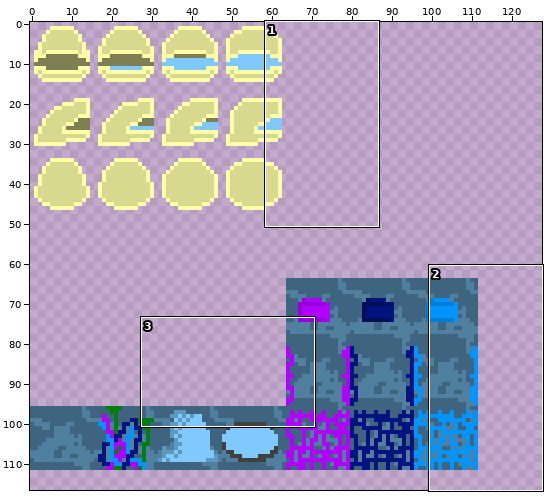
A sprite sheet gets an edit: assets/images/16/jeremy.png. Above, an overview of the earlier version with the close-up marked.
Close-up. First the earlier version:
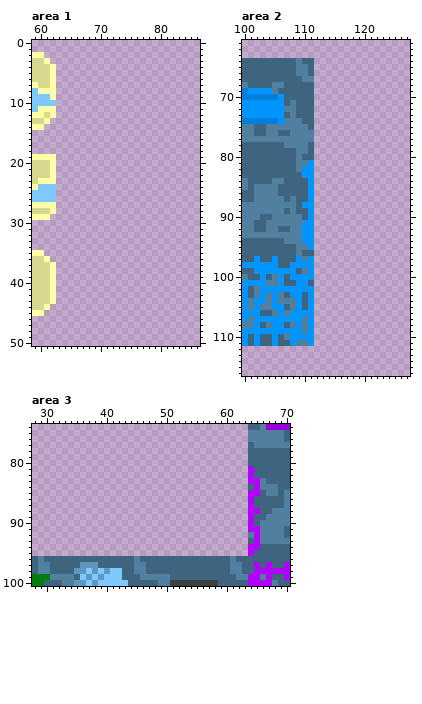
The file is 128x128 pixels. Shown: area 1: x 59..86, y 0..50; area 2: x 100..127, y 61..116; area 3: x 28..70, y 74..100. The wide view leaves out empty margins.
The same view after the edit:
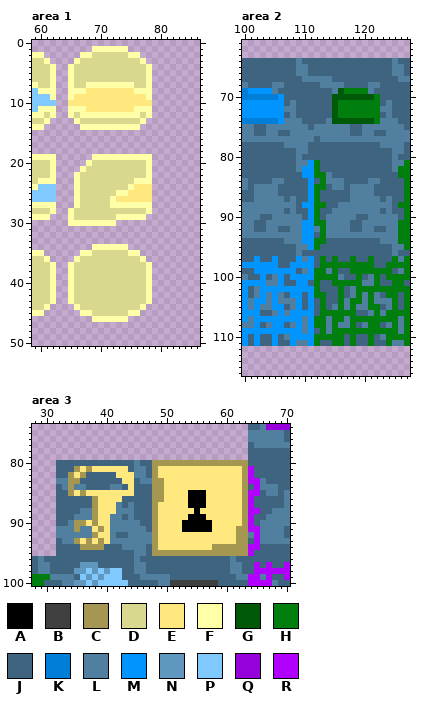
Palette (. is transparent): A #000000  B #404040  C #a59652  D #d8d88f  E #ffe97f  F #ffffa7  G #005908  H #007f0e  J #3f647f  K #007ed8  L #507fa0  M #0094ff  N #5f97bf  P #7fc9ff  Q #9500db  R #b200ff
Edits made:
Area 1:
y 1: x 69..74 ...... -> FFFFFF
y 2: x 67..76 .......... -> FFDDDDDDFF
y 3: x 66..77 ............ -> FDDDDDDDDDDF
y 4..6: x 65..78 .............. -> FDDDDDDDDDDDDF
y 7: x 65..78 .............. -> FDDFFFFFFFFDDF
y 8: x 65..78 .............. -> FFFEEEEEEEEFFF
y 9: x 65..78 .............. -> FEEEEEEEEEEEEF
y 10: x 65..78 .............. -> EEEEEEEEEEEEEE
y 11: x 65..78 .............. -> FFFEEEEEEEEFFF
y 12: x 65..78 .............. -> FDFFFFFFFFFFDF
y 13: x 66..77 ............ -> FDDDDDDDDDDF
y 14: x 67..76 .......... -> FFFFFFFFFF
y 19: x 69..78 .......... -> FFFFFFFFFF
y 20: x 68..78 ........... -> FDDDDDDDDDF
y 21: x 67..78 ............ -> FDDDDDDDDDDF
y 22: x 66..78 ............. -> FDDDDDDDDDDDF
y 23: x 66..78 ............. -> FDDDDDDDDDFFF
y 24: x 66..78 ............. -> FDDDDDDDDFEEE
y 25: x 66..78 ............. -> FDDDDDDFFEEEE
y 26: x 66..78 ............. -> FDDDDDFEEEEEE
y 27: x 66..78 ............. -> FDDDDDFFFFFFF
y 28: x 65..78 .............. -> FDDDDDDDDDDDDF
y 29: x 65..77 ............. -> FDDDDDDDFFFFF
y 30: x 65..72 ........ -> FFFFFFFF
y 34: x 69..74 ...... -> FFFFFF
y 35: x 67..76 .......... -> FFDDDDDDFF
y 36: x 66..77 ............ -> FDDDDDDDDDDF
y 37..43: x 65..78 .............. -> FDDDDDDDDDDDDF
y 44: x 66..77 ............ -> FDDDDDDDDDDF
y 45: x 67..76 .......... -> FFDDDDDDFF
y 46: x 69..74 ...... -> FFFFFF
Area 2:
y 64: x 112..127 ................ -> JJJJJJJJJJJJJLJJ
y 65..66: x 112..127 ................ -> JJJJJJJJJJJJJLLJ
y 67: x 112..127 ................ -> LLLJJJJJJJJJJJLL
y 68: x 112..127 ................ -> JLLLLJJJJLLJJJJJ
y 69: x 112..127 ................ -> JJJLGHHHHLJJJJJJ
y 70: x 112..127 ................ -> JJJGGGGGGGHJJJJJ
y 71: x 112..127 ................ -> JJJGHHHHHHHJLJJJ
y 72: x 112..127 ................ -> JJJGHHHHHHHLLJJJ
y 73: x 112..127 ................ -> JJJGHHHHHHHJLJJJ
y 74: x 112..127 ................ -> JJLGGGGGGGHLLLJJ
y 75: x 112..127 ................ -> LLLLLLJJLLLLLLLJ
y 76: x 112..127 ................ -> LLLLLLJJLLJJLLLL
y 77: x 112..127 ................ -> JLLLLLLLLLLLLLLL
y 78: x 112..127 ................ -> JJJJJJJJJJJLLLLJ
y 79: x 112..127 ................ -> JJJJJJJJJJJJJLLJ
y 80: x 112..127 ................ -> JJJJJJJJJJJJJLJJ
y 81: x 112..127 ................ -> HJJJJJJJJJJJJLLH
y 82: x 112..127 ................ -> HJJJJJJJJJJJJLHH
y 83: x 112..127 ................ -> HHLJJJJJJJJJJJHH
y 84: x 112..127 ................ -> JHLLLJJJJLLJJJJH
y 85: x 112..127 ................ -> HHJLLJLLLLJJJJJH
y 86: x 112..127 ................ -> HJJJJJLLLLJJJJJH
y 87: x 112..127 ................ -> HJJJJJLLLLLJLJJH
y 88: x 112..127 ................ -> HHJJLLLLLLLLLJHH
y 89: x 112..127 ................ -> HJJLLLLLLLLJLJJH
y 90: x 112..127 ................ -> HJLLLLLJJLLLLLJH
y 91: x 112..127 ................ -> HHLLLLJJLLLLLLHH
y 92: x 112..127 ................ -> LHLLLLJJLLJJLLHH
y 93: x 112..127 ................ -> JHLLLLLLLLLLLLHH
y 94: x 112..127 ................ -> HHJJJJJJJJJLLLHH
y 95: x 112..127 ................ -> HJJJJJJJJJJJJLLH
y 96: x 112..127 ................ -> JJJJJJJJJJJJJLJJ
y 97: x 112..127 ................ -> JHJHJJHJJHJJJHLH
y 98: x 112..127 ................ -> JHHHHHHHHHJJHHHH
y 99: x 112..127 ................ -> HHLHJJHHHHHHHJLH
y 100: x 112..127 ................ -> HHHHLJJHJLHJHHHH
y 101: x 112..127 ................ -> HJJHHHHHLLHJJHHJ
y 102: x 112..127 ................ -> HJJJHJLHHHHHHHHH
y 103: x 112..127 ................ -> HHJJHJLHLHLJHHJH
y 104: x 112..127 ................ -> JHJJHLHHLHLLLHJH
y 105: x 112..127 ................ -> JHJLHLHLLHHJLHJH
y 106: x 112..127 ................ -> JHHHHHHJJLHLHHHH
y 107: x 112..127 ................ -> HHLHHLHHHHHHHHLH
y 108: x 112..127 ................ -> HHLHLLHJLHHJLHLH
y 109: x 112..127 ................ -> JHLHHHHHHHHHHHLH
y 110: x 112..127 ................ -> HHHHHJHJJHJLHHHH
y 111: x 112..127 ................ -> HJJHHJHJJHJJHLLH
Area 3:
y 80: x 32..63 ................................ -> JJJJJJJJJJJJJLJJCCCCCCCCCCCCCCCC
y 81: x 32..63 ................................ -> JJJCECEEEEEEJLLJCEEEEEEEEEEEEEEC
y 82: x 32..63 ................................ -> JJCECJJJJJEEELLJCEEEEEEEEEEEEEEC
y 83: x 32..63 ................................ -> LLCCJJJJJJJEEJLLCCEEEEEEEEEEEEEC
y 84: x 32..63 ................................ -> JLCLLJJJJLLJEJJJCCEEEEEEEEEEEEEC
y 85: x 32..63 ................................ -> JJCECEEEEEEEEJJJCCEEEEAAAEEEEEEC
y 86: x 32..63 ................................ -> JJJJJJCEEEEJJJJJCCEEEEAAAEEEEEEC
y 87: x 32..63 ................................ -> JJJJJJCEEELJLJJJCEEEEEAAAEEEEEEC
y 88: x 32..63 ................................ -> JJJJLLCEEELLLJJJCEEEEEEAEEEEEEEC
y 89: x 32..63 ................................ -> JJJLLLCEELLJLJJJCEEEEEAAAEEEEEEC
y 90: x 32..63 ................................ -> JJLCCECEELLLLLJJCEEEEAAAAAEEEEEC
y 91: x 32..63 ................................ -> LLLCLLECELLLLLLJCEEEEAAAAAEEEECC
y 92: x 32..63 ................................ -> LLLLLLCEELJJLLLLCEEEEEEEEEEEEECC
y 93: x 32..63 ................................ -> JLLCECECELLLLLLLCEEEEEEEEEEEEECC
y 94: x 32..63 ................................ -> JJJJCCCCJJJLLLLJCEEEEEEEEECCCCCC
y 95: x 32..63 ................................ -> JJJJJJJJJJJJJLLJCCCCCCCCCCCCCCCC
Boxes around the changes in both close-ups, in picture pixels (x1, y1, x2, y2):
added: (68, 46, 152, 130)
added: (68, 154, 152, 322)
added: (314, 58, 410, 346)
added: (56, 460, 248, 556)
